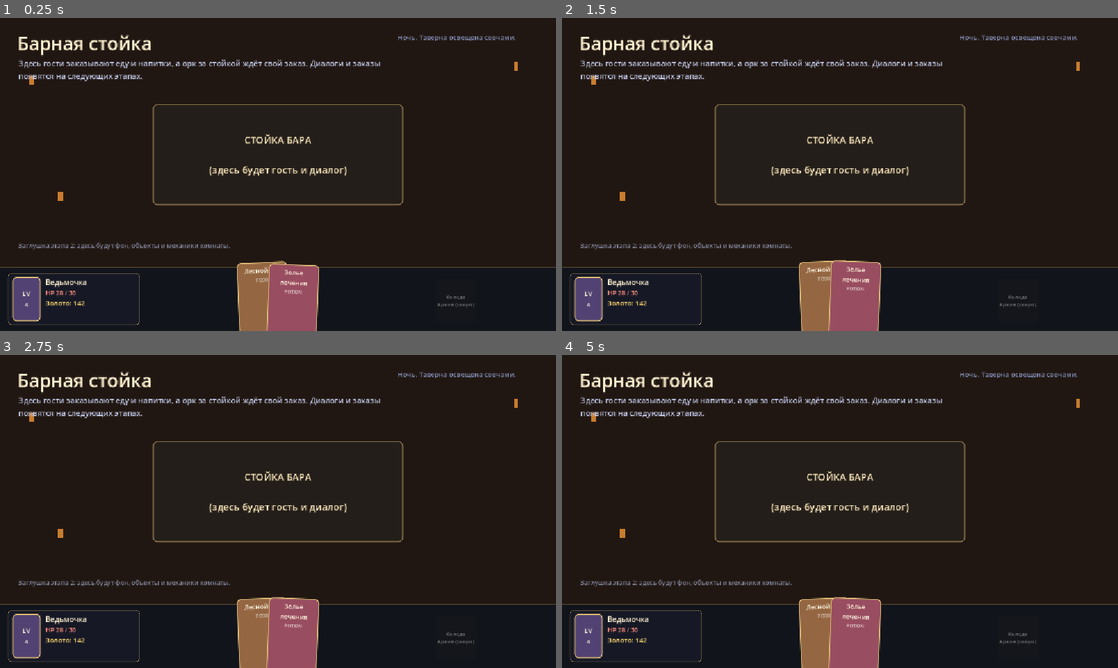
Above: before the commit, frames 1-4 (two rows, left to right).
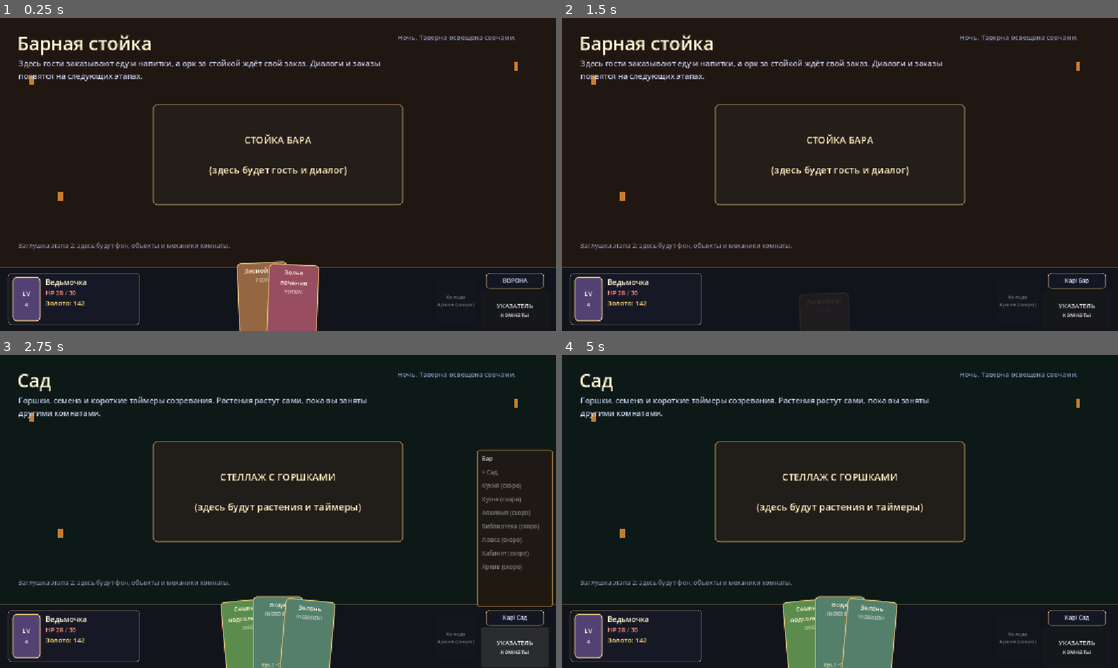
Above: after the commit, the same moments.

Repository: rust1722/eccg
Game: Godot game, scene res://scenes/main.tscn
The game is run twice, just before and just after one commit, with the same random seed, the same clock (stepped at 60 frames per second) and the same inputs.
Inputs (mouse positions are in pixels of both pictures, inside the frame that each line leads up to):
- Up to frame 1 (0.25 s): no input
- Up to frame 2 (1.5 s): click (1079, 309) at 0.5 s, where only the run after the commit has a clickable "УКАЗАТЕЛЬ комнаты"; click (1079, 133) at 1.25 s, where only the run after the commit has a clickable "Сад"
- Up to frame 3 (2.75 s): click (517, 646) at 2 s, where only the run after the commit has a clickable "УКАЗАТЕЛЬ комнаты"
- Up to frame 4 (5 s): click (1079, 458) at 2.75 s, where only the run after the commit has a clickable "Бар"; click (1079, 646) at 3.5 s, where only the run after the commit has a clickable "УКАЗАТЕЛЬ комнаты"; click (1079, 470) at 4.25 s, where only the run after the commit has a clickable "Сад"

The runs differ from the first frame. In frame 1, 0.3% of the frame differs, in the area x 87-98%, y 81-96%; in frame 2, 3.5%; in frame 3, 8.2%, in the area x 3-100%, y 5-100%; in frame 4, 7.3%.
Error before the commit: Parse Error: Cannot infer the type of "is_current" variable because the value doesn't have a set type. (res://scripts/ui/SignpostNav.gd:101)

Commit message:
Fix Godot parser error in SignpostNav (type inference)
Godot's analyzer cannot infer := when comparing a Dictionary
key (Variant) with a String property (line 101 in the author's
screenshot). Convert keys with String(key) and declare explicit
bool types. Also harden the same Variant-to-typed-value spots
in main.gd seeding (as CardData) and InventoryManager save/load
iteration, so similar parser errors do not appear one by one.

Co-authored-by: arena-agent <297053741+arena-agent@users.noreply.github.com>

Diff:
--- a/scripts/autoload/InventoryManager.gd
+++ b/scripts/autoload/InventoryManager.gd
@@ -129,15 +129,16 @@
 
 ## "Собрать всё в Архив" вообще из всех комнат.
 func collect_all_hands_to_archive() -> void:
-	for room_id in room_hands.keys():
-		clear_room_hand_to_archive(room_id)
+	for room_key in room_hands.keys():
+		clear_room_hand_to_archive(String(room_key))
 
 
 ## Данные для сохранения (SaveManager, DESIGN.md §6.6): только id и
 ## количества, сами карты восстановим по реестру при загрузке.
 func get_save_data() -> Dictionary:
 	var hand_ids: Dictionary = {}
-	for room_id in room_hands.keys():
+	for room_key in room_hands.keys():
+		var room_id := String(room_key)
 		var ids: Array[String] = []
 		for card in get_room_hand(room_id):
 			ids.append(card.id)
@@ -151,10 +152,11 @@
 func load_save_data(data: Dictionary) -> void:
 	archive_inventory = data.get("archive_inventory", {}).duplicate()
 	var hand_ids: Dictionary = data.get("room_hand_ids", {})
-	for room_id in hand_ids.keys():
-		var hand := get_room_hand(room_id)
+	for room_key in hand_ids.keys():
+		var hand := get_room_hand(String(room_key))
 		hand.clear()
-		for card_id in hand_ids[room_id]:
+		for card_key in hand_ids[room_key]:
+			var card_id := String(card_key)
 			if card_registry.has(card_id):
-				hand.append(card_registry[card_id])
+				hand.append(card_registry[card_id] as CardData)
 	archive_changed.emit()
--- a/scripts/main.gd
+++ b/scripts/main.gd
@@ -46,19 +46,19 @@
 		InventoryManager.add_to_archive(card, int(start_counts.get(card.id, 1)))
 
 	# Сад: семена, вода, зелень.
-	InventoryManager.add_card_to_room_hand("garden", by_id["seed_sunflower"])
-	InventoryManager.add_card_to_room_hand("garden", by_id["water"])
-	InventoryManager.add_card_to_room_hand("garden", by_id["herbs"])
+	InventoryManager.add_card_to_room_hand("garden", by_id["seed_sunflower"] as CardData)
+	InventoryManager.add_card_to_room_hand("garden", by_id["water"] as CardData)
+	InventoryManager.add_card_to_room_hand("garden", by_id["herbs"] as CardData)
 	# Кухня: мясо, вода, зелень и рецепт супа (комнаты пока нет, рука уже ждёт).
-	InventoryManager.add_card_to_room_hand("kitchen", by_id["meat"])
-	InventoryManager.add_card_to_room_hand("kitchen", by_id["water"])
-	InventoryManager.add_card_to_room_hand("kitchen", by_id["herbs"])
-	InventoryManager.add_card_to_room_hand("kitchen", by_id["soup_recipe"])
+	InventoryManager.add_card_to_room_hand("kitchen", by_id["meat"] as CardData)
+	InventoryManager.add_card_to_room_hand("kitchen", by_id["water"] as CardData)
+	InventoryManager.add_card_to_room_hand("kitchen", by_id["herbs"] as CardData)
+	InventoryManager.add_card_to_room_hand("kitchen", by_id["soup_recipe"] as CardData)
 	# Бар: суп и зелье гостям.
-	InventoryManager.add_card_to_room_hand("bar", by_id["soup"])
-	InventoryManager.add_card_to_room_hand("bar", by_id["potion_health"])
+	InventoryManager.add_card_to_room_hand("bar", by_id["soup"] as CardData)
+	InventoryManager.add_card_to_room_hand("bar", by_id["potion_health"] as CardData)
 	# Кабинет: задание для карты мира.
-	InventoryManager.add_card_to_room_hand("cabinet", by_id["quest_tower"])
+	InventoryManager.add_card_to_room_hand("cabinet", by_id["quest_tower"] as CardData)
 
 	print("[Stage2] seeded: bar=", _titles("bar"),
 			" garden=", _titles("garden"),
--- a/scripts/ui/SignpostNav.gd
+++ b/scripts/ui/SignpostNav.gd
@@ -95,10 +95,11 @@
 
 
 func _refresh() -> void:
-	for room_id in _buttons.keys():
+	for key in _buttons.keys():
+		var room_id := String(key)
 		var button: Button = _buttons[room_id]
-		var implemented := RoomManager.is_room_implemented(room_id)
-		var is_current := room_id == RoomManager.current_room_id
+		var implemented: bool = RoomManager.is_room_implemented(room_id)
+		var is_current: bool = room_id == RoomManager.current_room_id
 		button.disabled = not implemented or is_current or RoomManager.is_transitioning()
 		var prefix := "> " if is_current else ""
 		var suffix := "" if implemented else " (скоро)"
